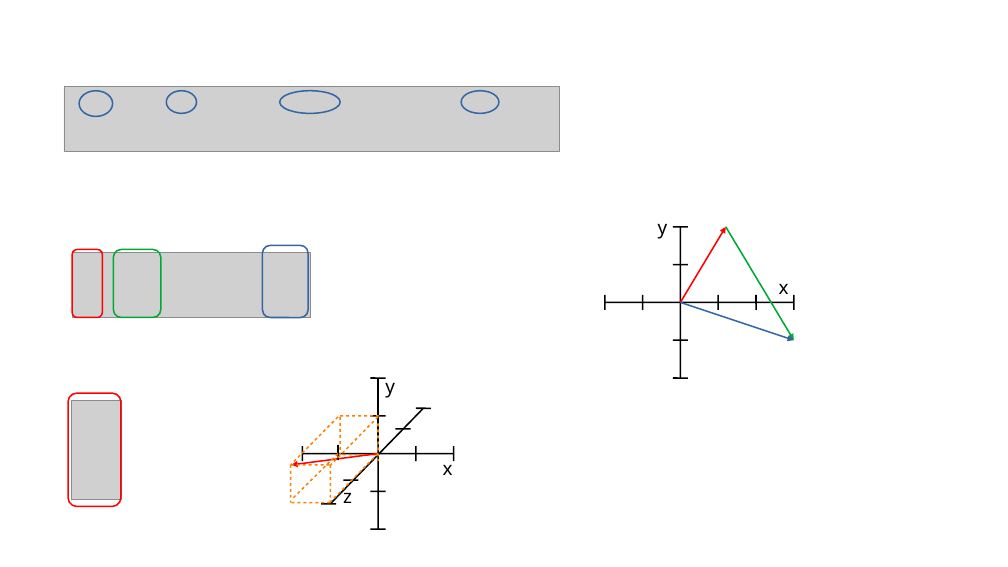
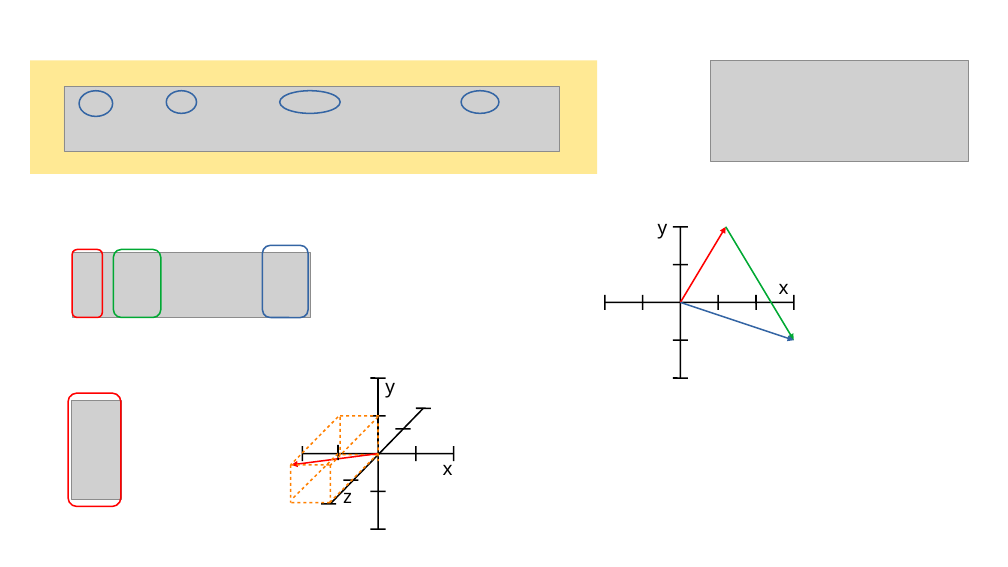
Before and after one commit to QQuick/Wiztech, a slide deck: slide 11 of module_2_numerieke_wiskunde/les_2_vergelijkingen_matrices_en_vectoren/vergelijkingen_1.odp (slide 10 before the commit). Drawn at 1008x567 pixels with LibreOffice and Linux fonts; fonts in the diff are those of the drawing; grey boxes stand for pictures. Boxes give left, top, right and bottom in pixels: in the first picture for what was removed or moved away, otherwise in the second. Text is boxed around its words. In the diff, an @@ line names an element or a change of style, - is before the commit and + after.

```diff
--- a/module_2_numerieke_wiskunde/les_2_vergelijkingen_matrices_en_vectoren/vergelijkingen_1.odp
+++ b/module_2_numerieke_wiskunde/les_2_vergelijkingen_matrices_en_vectoren/vergelijkingen_1.odp
@@ rectangle added at <box>30,60,597,174</box>, fill #FFE994 @@
@@ picture added at <box>711,60,969,161</box> @@
```
Also in this commit, not shown: 3 other slides changed, 1 slide added, 1 other file.
